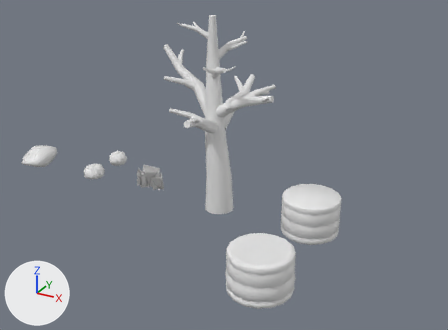
A saved change to the Blender file media/trunk/lib_object/object_nature.blend.
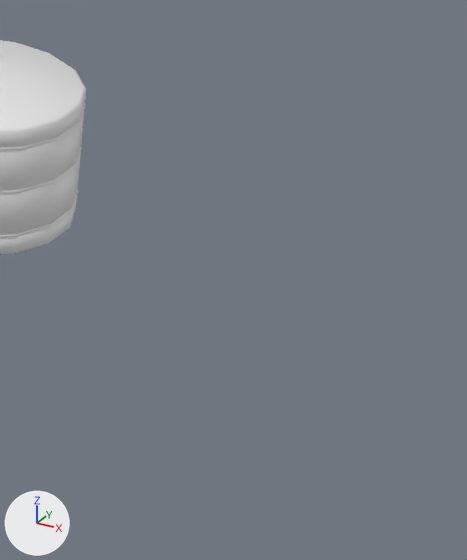
There are two pictures of each version: one whole from a 50 mm camera at (16.4, -45.4, 26.7) aimed at (-7.7, -1.6, 4.9), one close up on the part from 71% to 100% of the width and 53% to 100% of the height. The lights are fixed; the arrows at lower left show +X, +Y and +Z. The last two pictures show the newer version.

The scene before the commit, as lines of its bpy script (objects in view):
```python
me_circle_002 = bpy.data.meshes.new('Circle.002')
me_circle_002.from_pydata(...)  # 386 vertices, 352 faces; spans x -2.54..2.54, y -2.54..2.54, z -1.67..1.7
me_circle_002.polygons.foreach_set('use_smooth', [True] * 352)
me_circle_002.materials.append(mat_stk_hayballa_png)  # its picture is missing
ob_stk_hayballa = bpy.data.objects.new('stk_hayBallA', me_circle_002)
ob_stk_hayballa.location = (0.0, 0.0, 1.28)
```
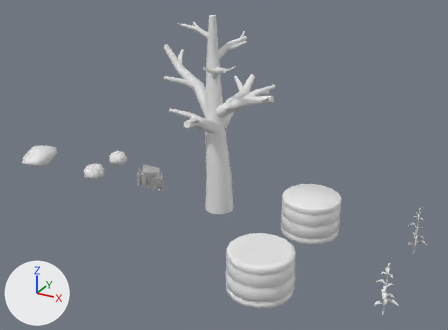
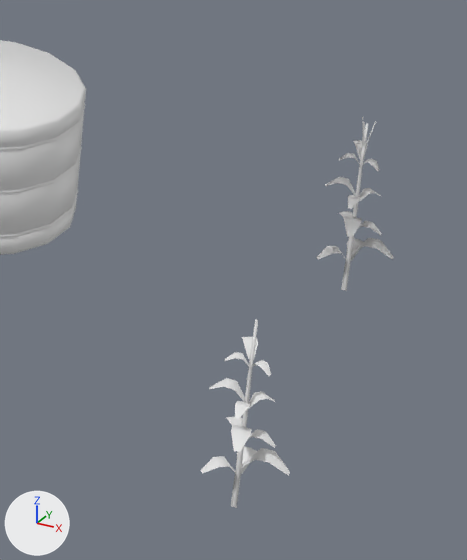
The newer file is also turned or shifted as a whole; pictures and numbers use the older file's frame.

Changed parts and their boxes (x1, y1, x2, y2) in the close-ups (467 x 560 px):
```json
{"object": "stk_cornA.001", "change": "added", "after": [200, 320, 290, 508]}
{"object": "stk_cornA", "change": "added", "after": [316, 117, 394, 291]}
```

The change, as JSON lines over the scene's bpy script:
```json
{"op": "add", "block": "me_circle_004", "code": ["me_circle_004 = bpy.data.meshes.new('Circle.004')", "me_circle_004.from_pydata(...)  # 330 vertices, 173 faces; spans x -0.72..0.94, y -0.83..0.75, z -0.11..4.2", "me_circle_004.polygons.foreach_set('use_smooth', [True] * 173)", "me_circle_004.materials.append(mat_stk_treetrunka_png)  # its picture is missing"]}
{"op": "add", "block": "me_circle_005", "code": ["me_circle_005 = bpy.data.meshes.new('Circle.005')", "me_circle_005.from_pydata(...)  # 159 vertices, 85 faces; spans x -0.72..0.94, y -0.83..0.75, z -0.11..4.1", "me_circle_005.polygons.foreach_set('use_smooth', [True] * 85)", "me_circle_005.materials.append(mat_stk_grassalpha_png)  # its picture is missing"]}
{"op": "add", "block": "ob_stk_corna", "code": ["ob_stk_corna = bpy.data.objects.new('stk_cornA', me_circle_004)", "ob_stk_corna.location = (9.0, 0.0, 0.0)"]}
{"op": "add", "block": "ob_stk_corna_001", "code": ["ob_stk_corna_001 = bpy.data.objects.new('stk_cornA.001', me_circle_005)", "ob_stk_corna_001.location = (9.0, -9.0, 0.0)"]}
```
